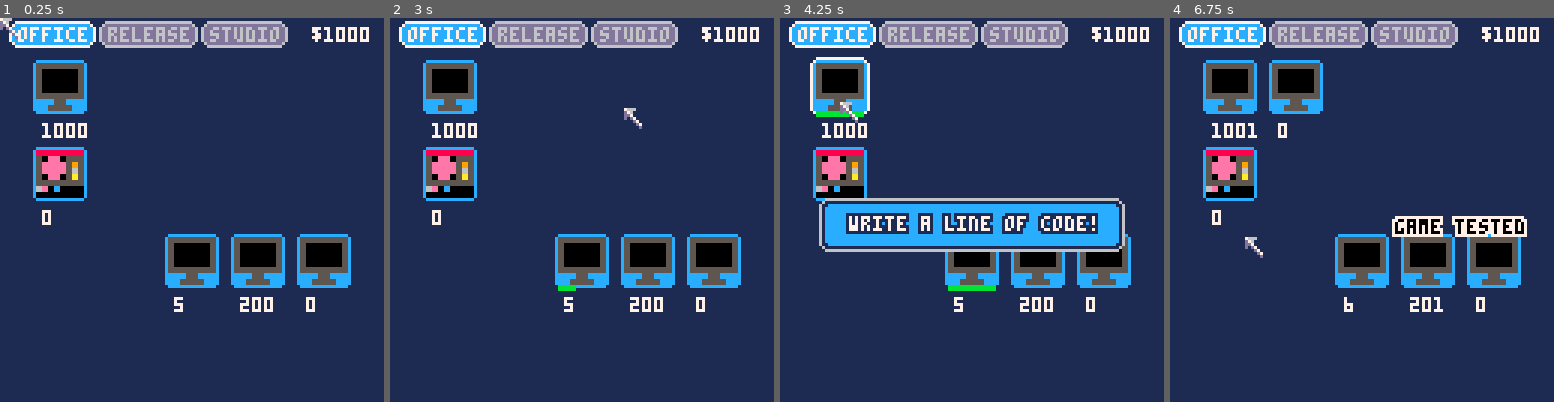
Above: before the commit, frames 1-4 (left to right).
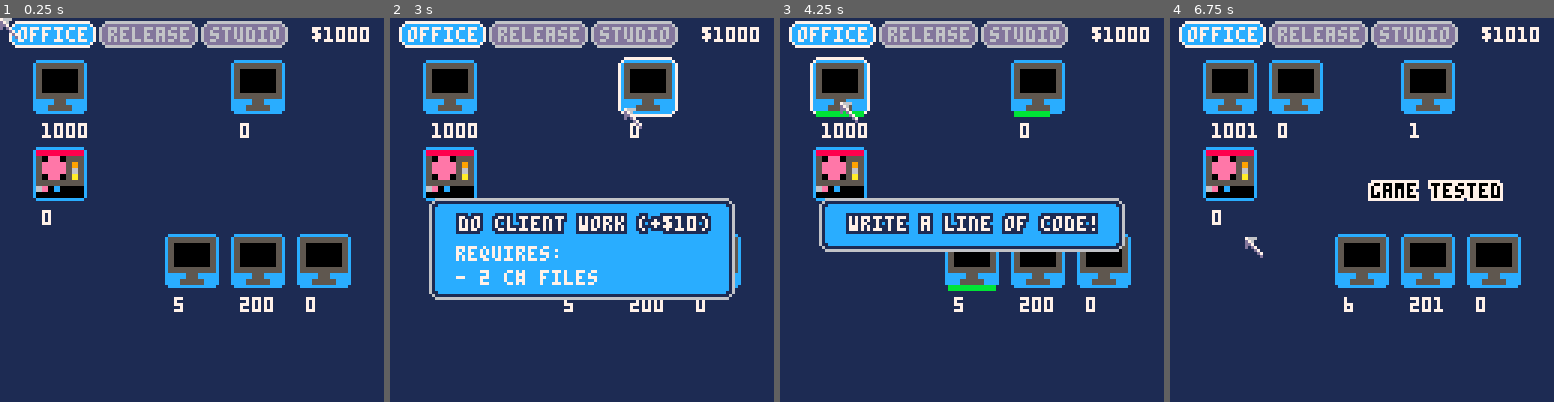
Above: after the commit, the same moments.

Repository: wesen/carts
Game: PICO-8 cartridge games/gamedevgame/gamedevgame.p8
The game is run twice, just before and just after one commit, with the same random seed, the same clock (stepped at 60 frames per second) and the same inputs.
Inputs (mouse positions are in pixels of both pictures, inside the frame that each line leads up to):
- Up to frame 1 (0.25 s): no input
- Up to frame 2 (3 s): click (670, 121) at 0.67 s; click (436, 267) at 1.22 s; click (497, 114) at 1.77 s; click (562, 259) at 2.32 s; click (624, 106) at 2.87 s
- Up to frame 3 (4.25 s): click (1075, 256) at 3.42 s; click (841, 102) at 3.97 s
- Up to frame 4 (6.75 s): click (1292, 248) at 4.52 s; click (1354, 94) at 5.07 s; click (1419, 244) at 5.62 s; click (1481, 90) at 6.17 s; click (1246, 236) at 6.72 s

The runs differ from the first frame. In frame 1, 2.0% of the frame differs, in the area x 60-75%, y 10-32%; in frame 2, 18%, in the area x 10-90%, y 10-74%; in frame 3, 2.1%; in frame 4, 5.6%.

Commit message:
Better text particles and money particles

Diff:
--- a/games/gamedevgame/gamedevgame.p8
+++ b/games/gamedevgame/gamedevgame.p8
@@ -498,6 +498,21 @@
 
 function cls_score_particle:draw()
  bstr(self.val,self.x,self.y,self.c1,self.c2)
+end
+
+function make_score_particle_explosion(s,n,x,y,c2,c1,spread_x,spread_y)
+ spread_x=spread_x or 20
+ spread_y=spread_y or 8
+ for i=1,n do
+  local p=cls_score_particle.init(x+mrnd(spread_x),y+mrnd(spread_y),s,c2,c1)
+  p.spd_y*=1
+  p.lifetime=2
+ end
+end
+
+function make_mouse_text_particle(text,c2,c1)
+ cls_score_particle.init(mid(glb_mouse_x+5-(#text/2)*4,5,80),glb_mouse_y+2,
+  text,0,7)
 end
 
 cls_pwrup_particle=class(function(self,x,y,a,cols)
@@ -890,13 +905,13 @@
   if self.t>(self.duration/glb_timescale) then
    self:on_produced()
    self.t=0
-   cls_score_particle.init(mid(glb_mouse_x+5,5,80),glb_mouse_y+8,self.creation_text,0,7)
+   make_mouse_text_particle(self.creation_text,0,7)
   end
  end
 
  self.stat_t+=glb_dt
  if self.stat_t>5 then
-  printh(tostr(self.stat_produced).." "..self.name.." produced")
+  -- printh(tostr(self.stat_produced).." "..self.name.." produced")
   self.stat_produced=0
   self.stat_t=0
  end
@@ -1000,11 +1015,17 @@
  16,
  -- description
  "do client work (+$10)",
- "contract work done",
+ "",
  tab_game
 )
 res_contract_work.on_produced_cb=function(self)
  glb_resource_manager.money+=10
+ for i=1,10 do
+  printh("created money particle")
+  local p=cls_score_particle.init(83+mrnd(20),20+mrnd(8),"$",11,3)
+  p.spd_y*=1
+  p.lifetime=2
+ end
 end
 
 --
@@ -1380,10 +1401,15 @@
  self.tab=tab_release
 end)
 
+function cls_gamer:is_visible()
+ return glb_current_tab!=tab_money
+end
+
 function cls_gamer:on_tick()
  cls_worker.on_tick(self)
  local money=1+(res_release.count-1)*0.5
  glb_resource_manager.money+=money
+ if (self:is_visible()) make_score_particle_explosion("$",flr(money)+1,self.x,116,11,3,5,2)
 end
 
 cls_hire_worker=class(function(self,name,cls,dependencies,spr,cost,auto_resources,salary)
@@ -1447,8 +1473,7 @@
  w.hire_worker=self
  add(self.workers,w)
  add(glb_resource_manager.workers,w)
- cls_score_particle.init(mid(glb_mouse_x+5,5,80),glb_mouse_y+8,
-  "hired a "..self.name,0,7)
+ make_mouse_text_particle("hired a "..self.name,0,7)
  w.spr=self.spr
 end
 
@@ -1533,6 +1558,8 @@
   res_loc.count=1000
   glb_timescale=1
   glb_resource_manager.money=1000
+  res_csharp_file.count=1000
+  res_csharp_file.created=true
   res_level.count=50
   res_level.created=true
   res_build.created=true
--- a/games/gamedevgame/hire_worker.lua
+++ b/games/gamedevgame/hire_worker.lua
@@ -59,8 +59,7 @@
  w.hire_worker=self
  add(self.workers,w)
  add(glb_resource_manager.workers,w)
- cls_score_particle.init(mid(glb_mouse_x+5,5,80),glb_mouse_y+8,
-  "hired a "..self.name,0,7)
+ make_mouse_text_particle("hired a "..self.name,0,7)
  w.spr=self.spr
 end
 
--- a/games/gamedevgame/main.lua
+++ b/games/gamedevgame/main.lua
@@ -4,6 +4,8 @@
   res_loc.count=1000
   glb_timescale=1
   glb_resource_manager.money=1000
+  res_csharp_file.count=1000
+  res_csharp_file.created=true
   res_level.count=50
   res_level.created=true
   res_build.created=true
--- a/games/gamedevgame/particle.lua
+++ b/games/gamedevgame/particle.lua
@@ -75,6 +75,21 @@
  bstr(self.val,self.x,self.y,self.c1,self.c2)
 end
 
+function make_score_particle_explosion(s,n,x,y,c2,c1,spread_x,spread_y)
+ spread_x=spread_x or 20
+ spread_y=spread_y or 8
+ for i=1,n do
+  local p=cls_score_particle.init(x+mrnd(spread_x),y+mrnd(spread_y),s,c2,c1)
+  p.spd_y*=1
+  p.lifetime=2
+ end
+end
+
+function make_mouse_text_particle(text,c2,c1)
+ cls_score_particle.init(mid(glb_mouse_x+5-(#text/2)*4,5,80),glb_mouse_y+2,
+  text,0,7)
+end
+
 cls_pwrup_particle=class(function(self,x,y,a,cols)
  self.spd_x=cos(a)*.8
  self.cols=cols
--- a/games/gamedevgame/resource.lua
+++ b/games/gamedevgame/resource.lua
@@ -147,13 +147,13 @@
   if self.t>(self.duration/glb_timescale) then
    self:on_produced()
    self.t=0
-   cls_score_particle.init(mid(glb_mouse_x+5,5,80),glb_mouse_y+8,self.creation_text,0,7)
+   make_mouse_text_particle(self.creation_text,0,7)
   end
  end
 
  self.stat_t+=glb_dt
  if self.stat_t>5 then
-  printh(tostr(self.stat_produced).." "..self.name.." produced")
+  -- printh(tostr(self.stat_produced).." "..self.name.." produced")
   self.stat_produced=0
   self.stat_t=0
  end
--- a/games/gamedevgame/resources.lua
+++ b/games/gamedevgame/resources.lua
@@ -56,11 +56,17 @@
  16,
  -- description
  "do client work (+$10)",
- "contract work done",
+ "",
  tab_game
 )
 res_contract_work.on_produced_cb=function(self)
  glb_resource_manager.money+=10
+ for i=1,10 do
+  printh("created money particle")
+  local p=cls_score_particle.init(83+mrnd(20),20+mrnd(8),"$",11,3)
+  p.spd_y*=1
+  p.lifetime=2
+ end
 end
 
 --
--- a/games/gamedevgame/worker.lua
+++ b/games/gamedevgame/worker.lua
@@ -177,8 +177,13 @@
  self.tab=tab_release
 end)
 
+function cls_gamer:is_visible()
+ return glb_current_tab!=tab_money
+end
+
 function cls_gamer:on_tick()
  cls_worker.on_tick(self)
  local money=1+(res_release.count-1)*0.5
  glb_resource_manager.money+=money
+ if (self:is_visible()) make_score_particle_explosion("$",flr(money)+1,self.x,116,11,3,5,2)
 end
